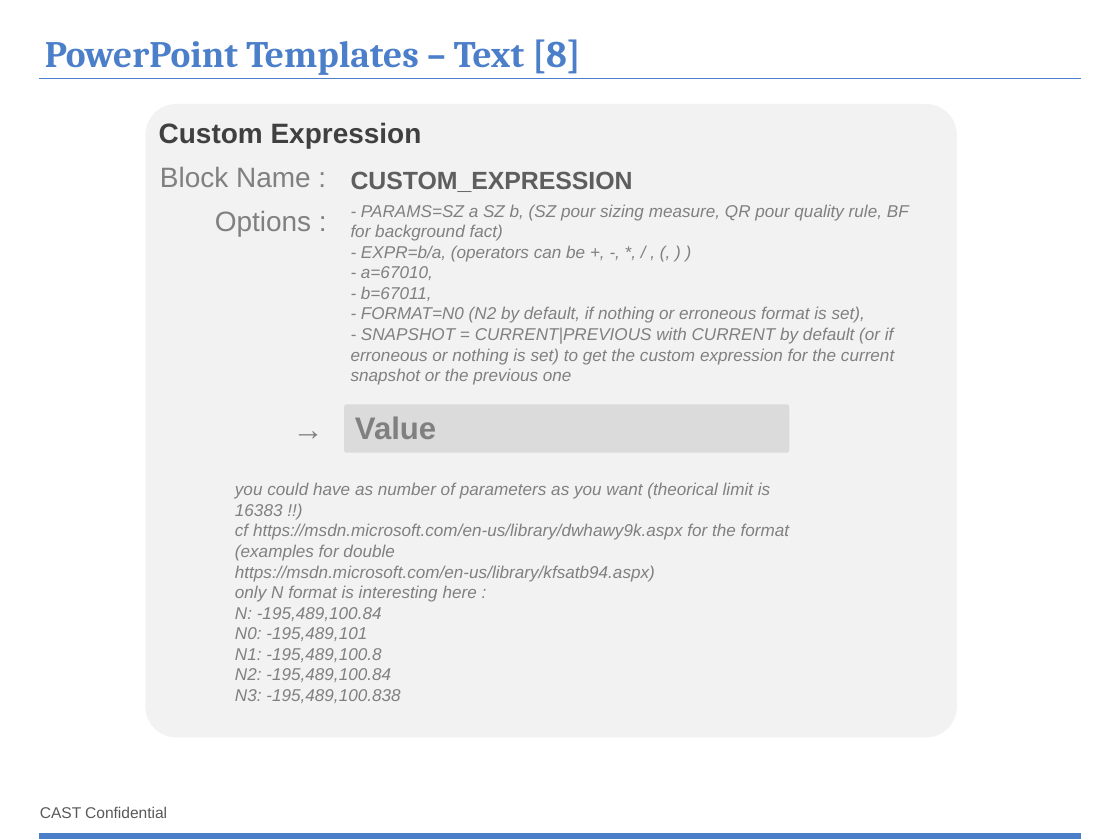
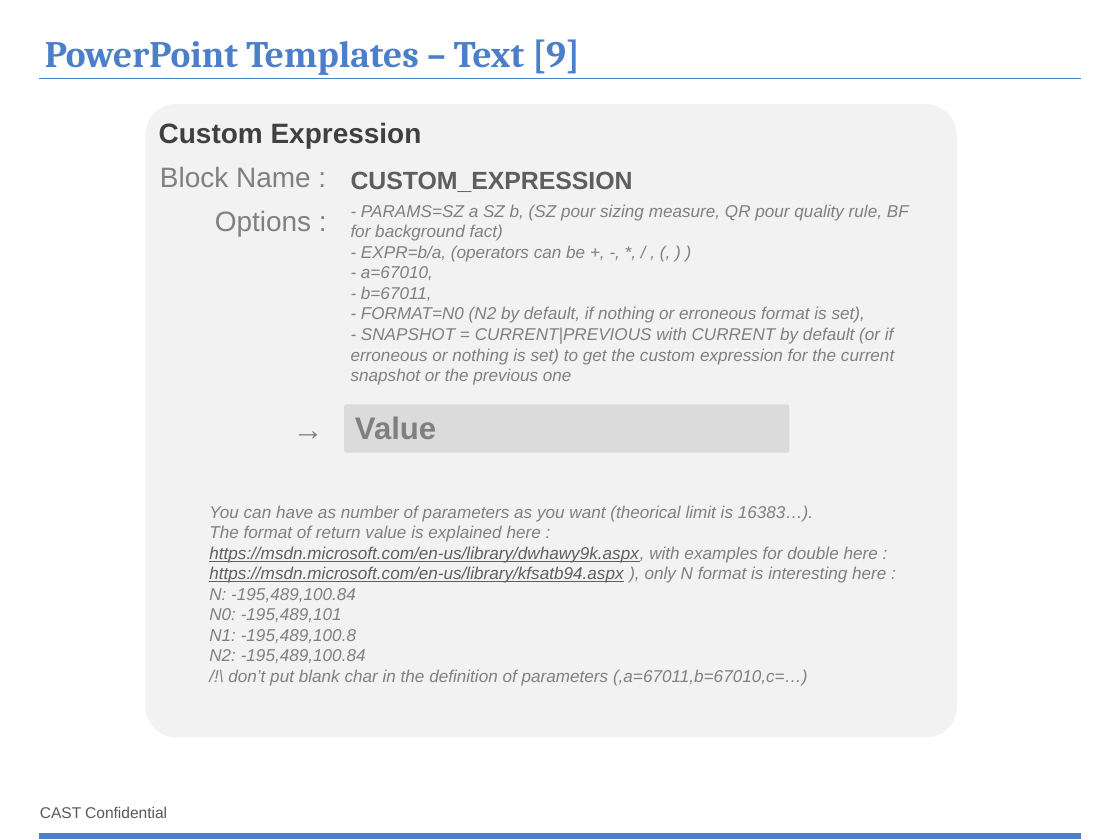
Before and after one commit to CAST-projects/ReportGenerator, a slide deck: slide 17 of CastReporting.Reporting/TemplatesFiles/1- Powerpoint-components-library.pptx (slide 16 before the commit). Drawn at 1120x840 pixels with LibreOffice and Linux fonts; fonts in the diff are those of the drawing; background and template pictures are left out. Boxes give left, top, right and bottom in pixels: in the first picture for what was removed or moved away, otherwise in the second. Text is boxed around its words. In the diff, an @@ line names an element or a change of style, - is before the commit and + after.

Commit message:
REPORTGEN-40 : fix templates issues

```diff
--- a/CastReporting.Reporting/TemplatesFiles/1- Powerpoint-components-library.pptx
+++ b/CastReporting.Reporting/TemplatesFiles/1- Powerpoint-components-library.pptx
@@ title at <box>45,39,579,75</box>: text changed @@
-PowerPoint Templates – Text [8]
+PowerPoint Templates – Text [9]
@@ text "You can have as number ...": place and size @@
-text "You can have as number ..." at <box>235,482,790,703</box>
+text "You can have as number ..." at <box>209,505,886,686</box>
@@ text at <box>209,505,886,583</box>: text changed @@
-you could have as number of parameters as you want (theorical limit is 16383 !!)
-cf https://msdn.microsoft.com/en-us/library/dwhawy9k.aspx for the format
-(examples for double https://msdn.microsoft.com/en-us/library/kfsatb94.aspx)
-only N format is interesting here :
+You can have as number of parameters as you want (theorical limit is 16383…).
+The format of return value is explained here : https://msdn.microsoft.com/en-us/library/dwhawy9k.aspx, with examples for double here : https://msdn.microsoft.com/en-us/library/kfsatb94.aspx ), only N format is interesting here :
@@ text at <box>228,669,808,686</box>: text changed @@
-N3: -195,489,100.838
+/!\ don’t put blank char in the definition of parameters (,a=67011,b=67010,c=…)
```
Also in this commit, not shown: 4 other files.
